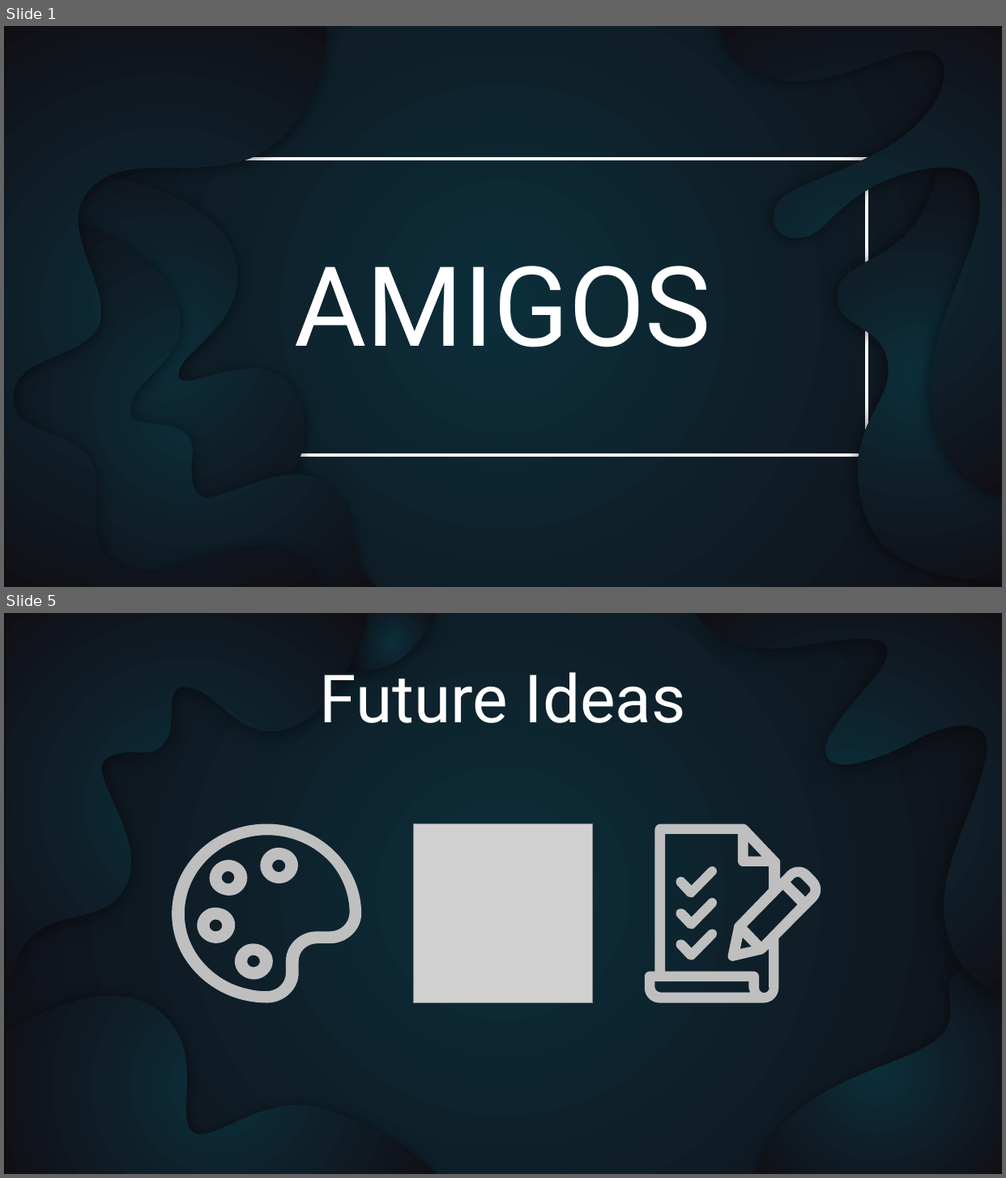
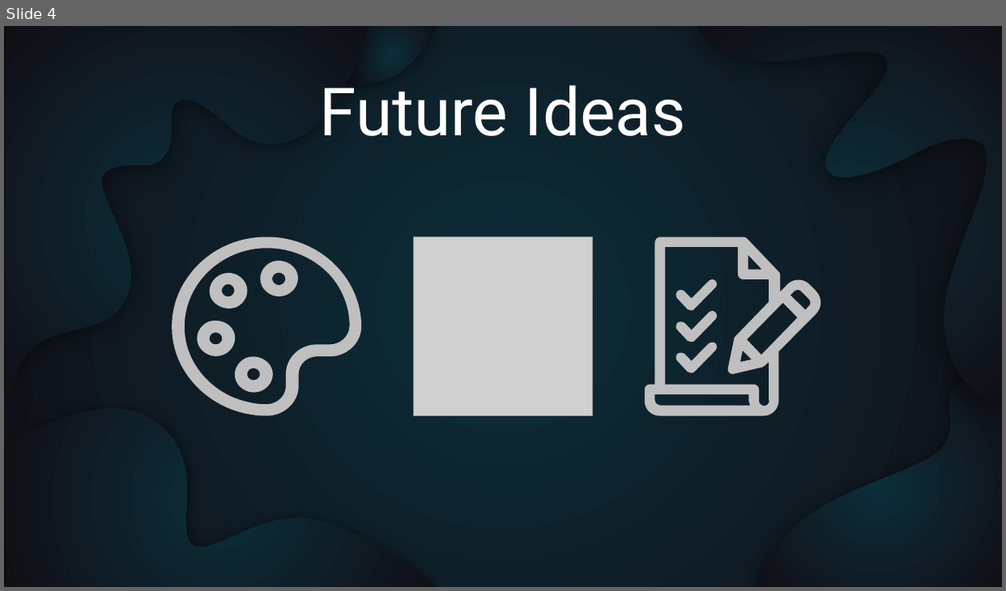
Before and after one commit to codingburgas/2122-otj-10-project-repo-PDDimitrova19, a slide deck: Documents/Presentation.pptx. Shown one above the other, each under a label of ours: slides 1 and 5 before the commit, slide 4 after it; the slides between them are not shown. The pictures are 1006x1178 and 1006x591 pixels, drawn with LibreOffice and Linux fonts; fonts in the diff are those of the drawing; grey boxes stand for pictures. Boxes give left, top, right and bottom in pixels: in the first picture for what was removed or moved away, otherwise in the second. Text is boxed around its words. In the diff, an @@ line names an element or a change of style, - is before the commit and + after.

```diff
--- a/Documents/Presentation.pptx
+++ b/Documents/Presentation.pptx
@@ slide 1 removed at <box>4,26,1002,587</box>, background gradient #0C2E3A to #110F16 @@
@@ freeform shape removed at <box>4,26,326,587</box> @@
@@ freeform shape removed at <box>718,26,1002,497</box> @@
@@ freeform shape removed at <box>4,168,327,530</box> @@
@@ rectangle removed at <box>74,159,867,455</box> @@
@@ freeform shape removed at <box>833,168,1002,582</box> @@
@@ freeform shape removed at <box>11,224,377,587</box> @@
@@ title removed at <box>294,266,710,348</box> @@
-AMIGOS
@@ what was slide 5 is now slide 4 @@
```
Also in this commit, not shown: 1 slide changed, 2 slides added, 2 other slides removed.
